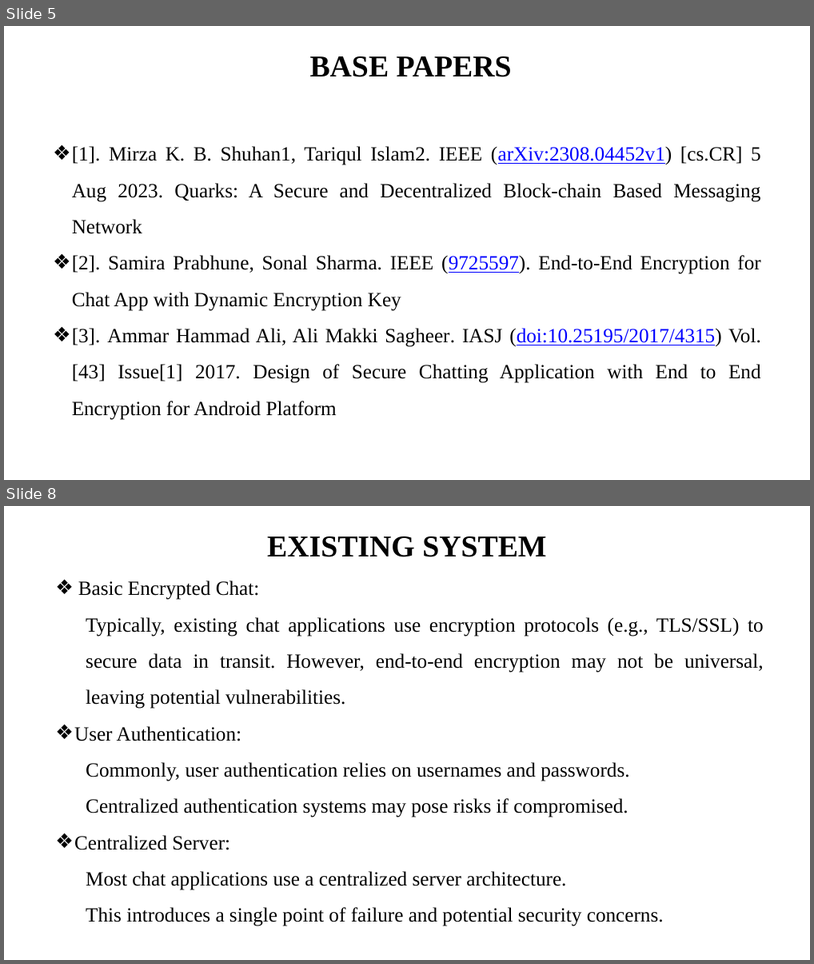
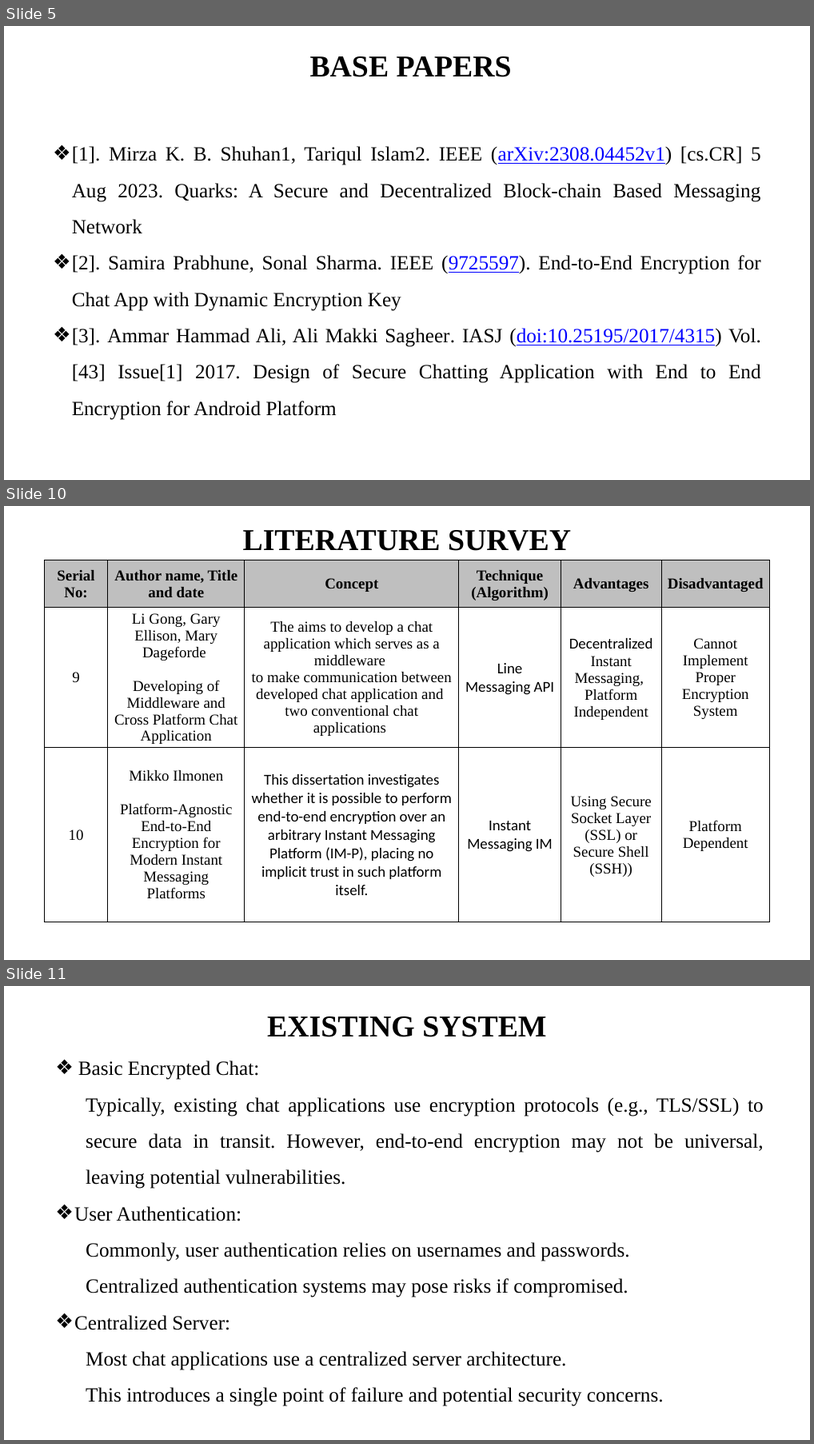
Before and after one commit to i-am-smf/Secure-Chat-using-Blockchain, a slide deck: DOCS/First Review.pptx. Shown one above the other, each under a label of ours: slides 5 and 8 before the commit, slides 5, 10 and 11 after it; the slides between them are not shown. The pictures are 814x964 and 814x1444 pixels, drawn with LibreOffice and Linux fonts; fonts in the diff are those of the drawing. Boxes give left, top, right and bottom in pixels: in the first picture for what was removed or moved away, otherwise in the second. Text is boxed around its words. In the diff, an @@ line names an element or a change of style, - is before the commit and + after.

```diff
--- a/DOCS/First Review.pptx
+++ b/DOCS/First Review.pptx
@@ slide 10 added at [4,506,810,960], background #FFFFFF @@
@@ title added at [243,530,571,551], 36 pt, text #000000, bold @@
+LITERATURE SURVEY
@@ table added at [45,560,770,933], 3 rows, 6 columns @@
+Serial No: | Author name, Title and date | Concept | Technique (Algorithm) | Advantages | Disadvantaged
+9 | Li Gong, Gary Ellison, Mary Dageforde / Developing of Middleware and Cross Platform Chat Application | The aims to develop a chat application which serves as a middleware / to make communication between developed chat application and / two conventional chat applications | Line Messaging API | Decentralized / Instant Messaging, / Platform Independent | Cannot Implement Proper Encryption System
+10 | Mikko Ilmonen / Platform-Agnostic End-to-End Encryption for / Modern Instant Messaging Platforms | This dissertation investigates whether it is possible to perform end-to-end encryption over an arbitrary Instant Messaging Platform (IM-P), placing no implicit trust in such platform itself. | Instant Messaging IM | Using Secure Socket Layer / (SSL) or Secure Shell (SSH)) | Platform Dependent
@@ what was slide 8 is now slide 11 @@
```
Also in this commit, not shown: 1 slide changed, 3 other slides added, 1 slide removed, 2 other files.
